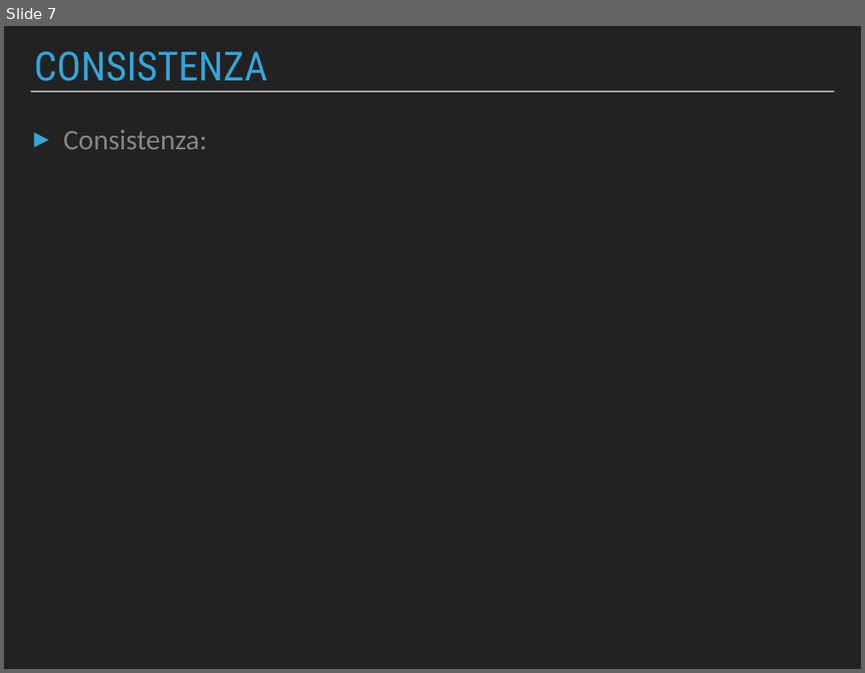
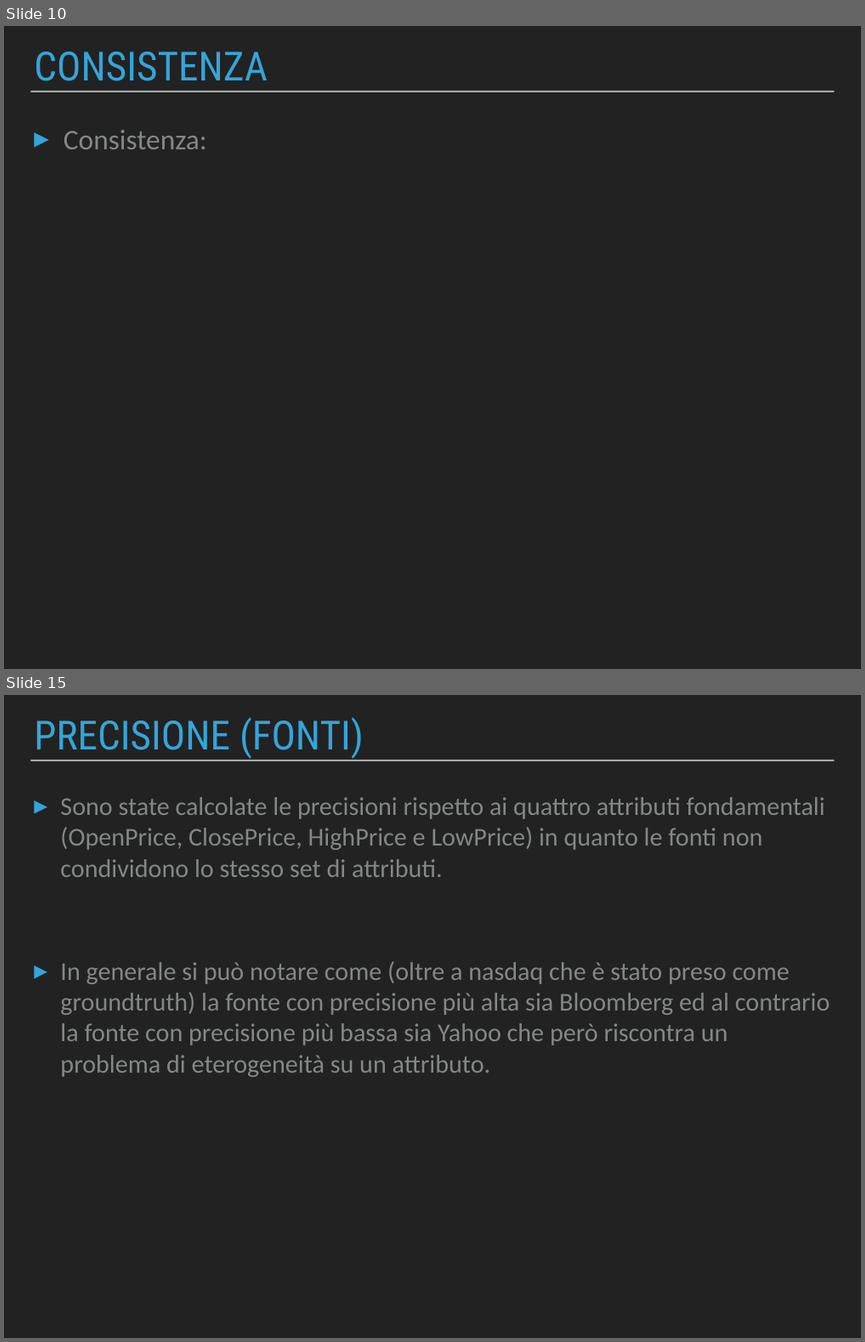
Before and after one commit to Beltra97/Unimib_ArchitettureDati, a slide deck: PresentazionePowerPoint.pptx. Shown one above the other, each under a label of ours: slide 7 before the commit, slides 10 and 15 after it; the slides between them are not shown. The pictures are 865x673 and 865x1342 pixels, drawn with LibreOffice and Linux fonts; fonts in the diff are those of the drawing. Boxes give left, top, right and bottom in pixels: in the first picture for what was removed or moved away, otherwise in the second. Text is boxed around its words. In the diff, an @@ line names an element or a change of style, - is before the commit and + after.

```diff
--- a/PresentazionePowerPoint.pptx
+++ b/PresentazionePowerPoint.pptx
@@ slide 15 added at (4, 695, 861, 1338), background #222222; not listed: 1 template element that a slide beside it also shows @@
@@ title added at (34, 717, 364, 759), 48 pt, text #34A5DA @@
+PRECISIONE (FONTI)
@@ text added at (60, 797, 830, 1077), 30.6 pt, text #838787 @@
+▸ Sono state calcolate le precisioni rispetto ai quattro attributi fondamentali (OpenPrice, ClosePrice, HighPrice e LowPrice) in quanto le fonti non condividono lo stesso set di attributi.
+▸ In generale si può notare come (oltre a nasdaq che è stato preso come groundtruth) la fonte con precisione più alta sia Bloomberg ed al contrario la fonte con precisione più bassa sia Yahoo che però riscontra un problema di eterogeneità su un attributo.
@@ what was slide 7 is now slide 10 @@
```
Also in this commit, not shown: 6 slides changed, 6 other slides added, 1 slide removed, 1 other file.
